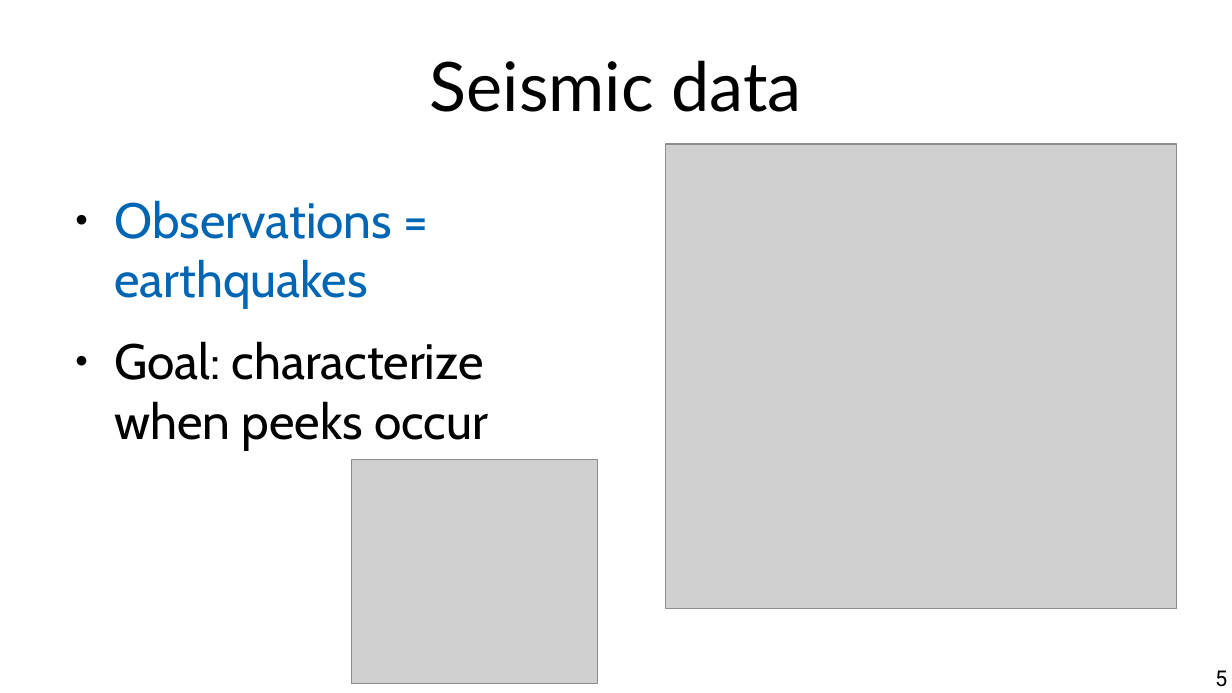
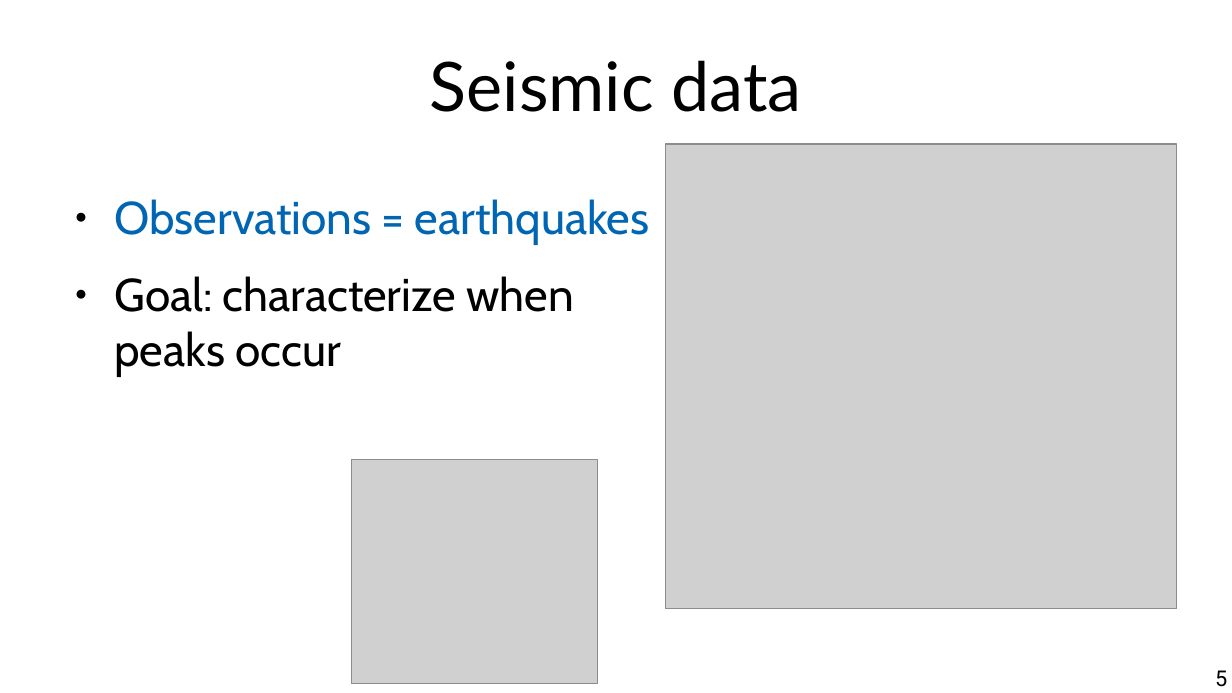
Before and after one commit to marco-calautti/data-mining-course, a slide deck: slide 5 of theory/odp/tt27_time_series.odp. Drawn at 1232x693 pixels with LibreOffice and Linux fonts; fonts in the diff are those of the drawing; grey boxes stand for pictures. Boxes give left, top, right and bottom in pixels: in the first picture for what was removed or moved away, otherwise in the second. Text is boxed around its words. In the diff, an @@ line names an element or a change of style, - is before the commit and + after.

```diff
--- a/theory/odp/tt27_time_series.odp
+++ b/theory/odp/tt27_time_series.odp
@@ text at (x1=114, y1=199, x2=650, y2=245): size 32 to 29.6 pt in "Observations = earthquakes" @@
@@ text at (x1=114, y1=276, x2=573, y2=377): text changed; size 32 to 29.6 pt @@
-● Goal: characterize when peeks occur
+● Goal: characterize when peaks occur
```
Also in this commit, not shown: 6 other slides changed, 6 other files.
